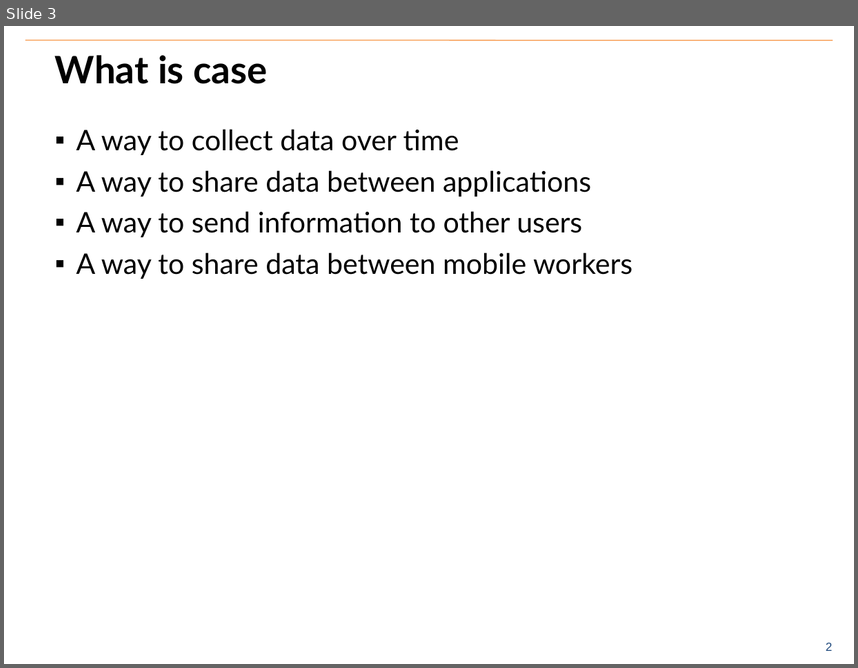
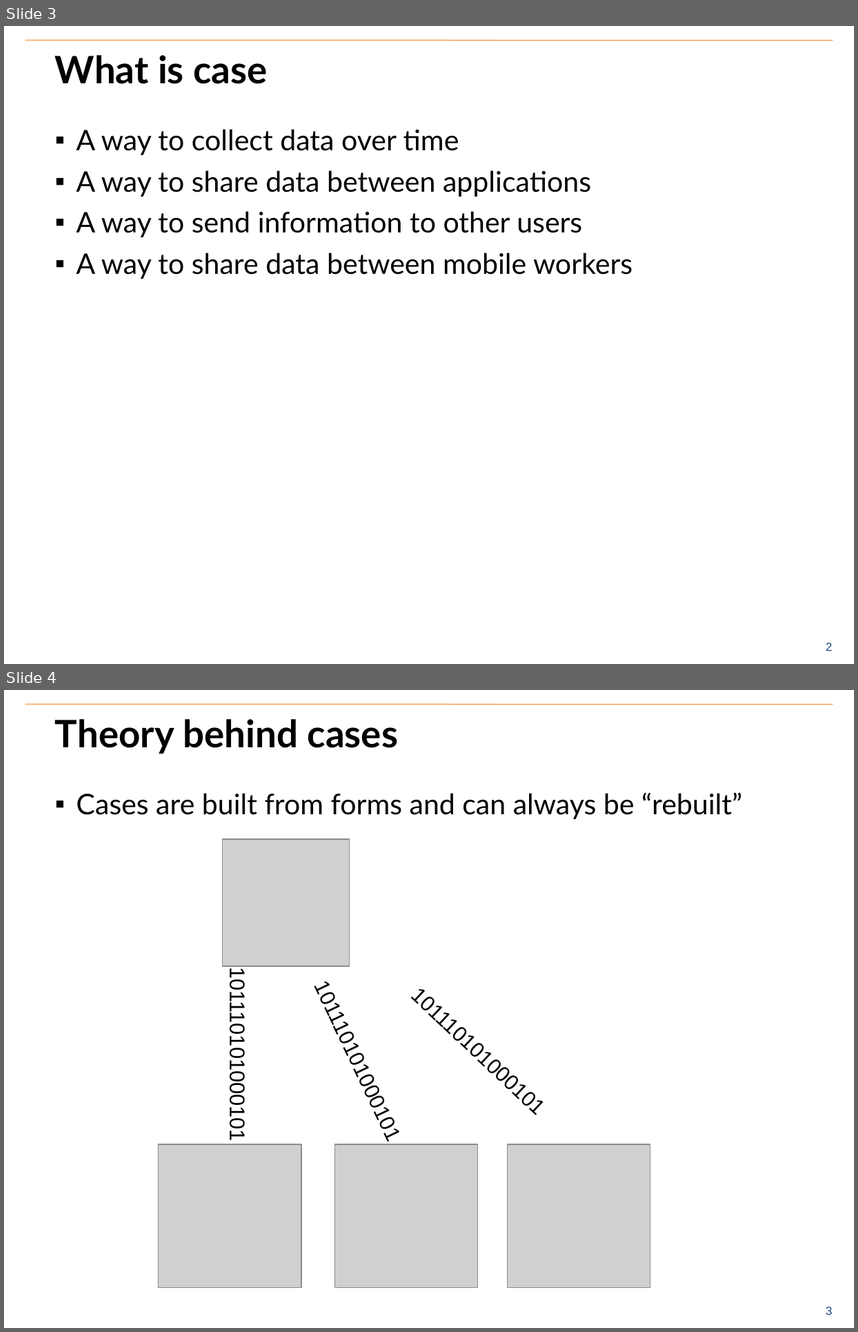
Before and after one commit to benrudolph/exi-training, a slide deck: CaseManagement/case_mgmt.pptx. Shown one above the other, each under a label of ours: slide 3 before the commit, slides 3 and 4 after it. The pictures are 858x668 and 858x1332 pixels, drawn with LibreOffice and Linux fonts; fonts in the diff are those of the drawing; grey boxes stand for pictures; background and template pictures are left out. Boxes give left, top, right and bottom in pixels: in the first picture for what was removed or moved away, otherwise in the second. Text is boxed around its words. In the diff, an @@ line names an element or a change of style, - is before the commit and + after.

```diff
--- a/CaseManagement/case_mgmt.pptx
+++ b/CaseManagement/case_mgmt.pptx
@@ slide 4 added at [4,690,854,1328], background #FFFFFF; not listed: 2 template elements that a slide beside it also shows @@
@@ title added at [55,719,398,754], 32 pt, text #000000, bold @@
+Theory behind cases
@@ text added at [76,792,742,819], 24 pt, text #000000 @@
+▪ Cases are built from forms and can always be “rebuilt”
@@ picture added at [223,839,350,966] @@
@@ text added at [301,967,417,1159], 18 pt, text #000000 @@
+101110101000101
@@ text added at [397,973,563,1132], 18 pt, text #000000 @@
+101110101000101
@@ text added at [225,985,249,1136], 18 pt, text #000000 @@
+101110101000101
@@ picture added at [159,1144,301,1287] @@
@@ picture added at [335,1144,477,1287] @@
@@ picture added at [507,1144,650,1287] @@
```
Also in this commit, not shown: 2 slides changed, 5 other slides added, 2 other files.
